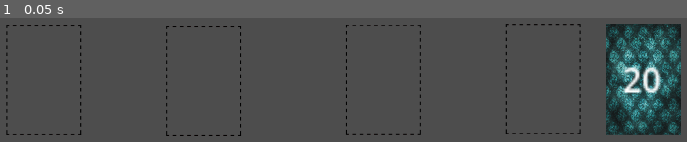
Above: before the commit, frame 1.
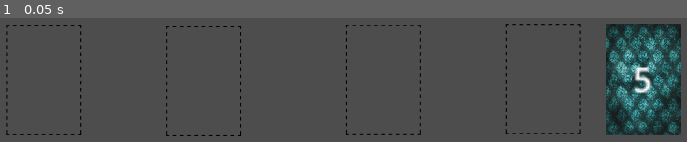
Above: after the commit, the same moment.

Repository: WeAreTheException/Uglug
Game: Godot game, scene res://Scenes/main.tscn
Two runs of this game, one before a commit and one after it. Both use one fixed random seed, a clock stepped at 60 frames per second and the inputs below.
Inputs:
- Up to frame 1 (0.05 s): no input

The runs differ from the first frame. In frame 1, 0.8% of the frame differs, in the area x 90-97%, y 39-61%.

Commit message:
Card anims first pass

Diff:
--- a/Scenes/card.tscn
+++ b/Scenes/card.tscn
@@ -1,21 +1,210 @@
 [gd_scene format=3 uid="uid://cufp1may3b8l4"]
 
 [ext_resource type="Script" uid="uid://bgw4gcc8buxly" path="res://Scripts/card.gd" id="1_rjlel"]
-[ext_resource type="Texture2D" uid="uid://cwrn656wtnb84" path="res://Sprites/AntFirstPass.png" id="2_rjlel"]
+[ext_resource type="Texture2D" uid="uid://b86c6mggcrsk4" path="res://Sprites/IMG_6221.PNG" id="2_brehn"]
+[ext_resource type="Texture2D" uid="uid://cwrn656wtnb84" path="res://Sprites/Ant.png" id="2_rjlel"]
 
 [sub_resource type="RectangleShape2D" id="RectangleShape2D_rjlel"]
-size = Vector2(176, 267)
+size = Vector2(172, 267.93335)
+
+[sub_resource type="Animation" id="Animation_brehn"]
+length = 0.001
+tracks/0/type = "value"
+tracks/0/imported = false
+tracks/0/enabled = true
+tracks/0/path = NodePath("Attack:modulate")
+tracks/0/interp = 1
+tracks/0/loop_wrap = true
+tracks/0/keys = {
+"times": PackedFloat32Array(0),
+"transitions": PackedFloat32Array(1),
+"update": 0,
+"values": [Color(1, 1, 1, 1)]
+}
+tracks/1/type = "value"
+tracks/1/imported = false
+tracks/1/enabled = true
+tracks/1/path = NodePath("Health:modulate")
+tracks/1/interp = 1
+tracks/1/loop_wrap = true
+tracks/1/keys = {
+"times": PackedFloat32Array(0),
+"transitions": PackedFloat32Array(1),
+"update": 0,
+"values": [Color(1, 1, 1, 0)]
+}
+tracks/2/type = "value"
+tracks/2/imported = false
+tracks/2/enabled = true
+tracks/2/path = NodePath("CardBackImage:scale")
+tracks/2/interp = 1
+tracks/2/loop_wrap = true
+tracks/2/keys = {
+"times": PackedFloat32Array(0),
+"transitions": PackedFloat32Array(1),
+"update": 0,
+"values": [Vector2(0.11666668, 0.12761904)]
+}
+tracks/3/type = "value"
+tracks/3/imported = false
+tracks/3/enabled = true
+tracks/3/path = NodePath("CardBackImage:z_index")
+tracks/3/interp = 1
+tracks/3/loop_wrap = true
+tracks/3/keys = {
+"times": PackedFloat32Array(0),
+"transitions": PackedFloat32Array(1),
+"update": 1,
+"values": [0]
+}
+tracks/4/type = "value"
+tracks/4/imported = false
+tracks/4/enabled = true
+tracks/4/path = NodePath("CardImage:scale")
+tracks/4/interp = 1
+tracks/4/loop_wrap = true
+tracks/4/keys = {
+"times": PackedFloat32Array(0),
+"transitions": PackedFloat32Array(1),
+"update": 0,
+"values": [Vector2(0.14520307, 0.14520307)]
+}
+tracks/5/type = "value"
+tracks/5/imported = false
+tracks/5/enabled = true
+tracks/5/path = NodePath("CardImage:z_index")
+tracks/5/interp = 1
+tracks/5/loop_wrap = true
+tracks/5/keys = {
+"times": PackedFloat32Array(0),
+"transitions": PackedFloat32Array(1),
+"update": 1,
+"values": [-1]
+}
+
+[sub_resource type="Animation" id="Animation_eumee"]
+resource_name = "card_flip"
+step = 0.01
+tracks/0/type = "value"
+tracks/0/imported = false
+tracks/0/enabled = true
+tracks/0/path = NodePath("Attack:modulate")
+tracks/0/interp = 1
+tracks/0/loop_wrap = true
+tracks/0/keys = {
+"times": PackedFloat32Array(0, 0.15, 0.2),
+"transitions": PackedFloat32Array(1, 1, 1),
+"update": 0,
+"values": [Color(1, 1, 1, 0), Color(1, 1, 1, 0), Color(1, 1, 1, 1)]
+}
+tracks/1/type = "value"
+tracks/1/imported = false
+tracks/1/enabled = true
+tracks/1/path = NodePath("Health:modulate")
+tracks/1/interp = 1
+tracks/1/loop_wrap = true
+tracks/1/keys = {
+"times": PackedFloat32Array(0, 0.15, 0.2),
+"transitions": PackedFloat32Array(1, 1, 1),
+"update": 0,
+"values": [Color(1, 1, 1, 0), Color(1, 1, 1, 0), Color(1, 1, 1, 1)]
+}
+tracks/2/type = "value"
+tracks/2/imported = false
+tracks/2/enabled = true
+tracks/2/path = NodePath("CardBackImage:scale")
+tracks/2/interp = 1
+tracks/2/loop_wrap = true
+tracks/2/keys = {
+"times": PackedFloat32Array(0, 0.1, 0.2),
+"transitions": PackedFloat32Array(1, 1, 1),
+"update": 0,
+"values": [Vector2(0.11666668, 0.12761904), Vector2(0.01, 0.128), Vector2(0.11, 0.128)]
+}
+tracks/3/type = "value"
+tracks/3/imported = false
+tracks/3/enabled = true
+tracks/3/path = NodePath("CardBackImage:z_index")
+tracks/3/interp = 1
+tracks/3/loop_wrap = true
+tracks/3/keys = {
+"times": PackedFloat32Array(0, 0.1),
+"transitions": PackedFloat32Array(1, 1),
+"update": 1,
+"values": [0, -1]
+}
+tracks/4/type = "value"
+tracks/4/imported = false
+tracks/4/enabled = true
+tracks/4/path = NodePath("CardImage:scale")
+tracks/4/interp = 1
+tracks/4/loop_wrap = true
+tracks/4/keys = {
+"times": PackedFloat32Array(0, 0.1, 0.2),
+"transitions": PackedFloat32Array(1, 1, 1),
+"update": 0,
+"values": [Vector2(0.14520307, 0.14520307), Vector2(0.014, 0.145), Vector2(0.14453782, 0.145)]
+}
+tracks/5/type = "value"
+tracks/5/imported = false
+tracks/5/enabled = true
+tracks/5/path = NodePath("CardImage:z_index")
+tracks/5/interp = 1
+tracks/5/loop_wrap = true
+tracks/5/keys = {
+"times": PackedFloat32Array(0, 0.1),
+"transitions": PackedFloat32Array(1, 1),
+"update": 1,
+"values": [-1, 0]
+}
+
+[sub_resource type="AnimationLibrary" id="AnimationLibrary_e6po8"]
+_data = {
+&"RESET": SubResource("Animation_brehn"),
+&"card_flip": SubResource("Animation_eumee")
+}
 
 [node name="Card" type="Area2D" unique_id=1832133933]
 script = ExtResource("1_rjlel")
 
+[node name="CardBackImage" type="Sprite2D" parent="." unique_id=1018563419]
+position = Vector2(-1.1920929e-07, 0)
+scale = Vector2(0.11666668, 0.12761904)
+texture = ExtResource("2_brehn")
+
 [node name="CardImage" type="Sprite2D" parent="." unique_id=1482464689]
+z_index = -1
+position = Vector2(-1.66893e-06, 0)
 scale = Vector2(0.14520307, 0.14520307)
 texture = ExtResource("2_rjlel")
 
 [node name="CollisionShape2D" type="CollisionShape2D" parent="." unique_id=2061957776]
-position = Vector2(-3.0517578e-05, 0.43333435)
+position = Vector2(0, -0.033332825)
 shape = SubResource("RectangleShape2D_rjlel")
+
+[node name="Attack" type="RichTextLabel" parent="." unique_id=1921050804]
+offset_left = -127.00001
+offset_top = 26.0
+offset_right = -87.00001
+offset_bottom = 66.0
+scale = Vector2(3, 3)
+text = "1"
+horizontal_alignment = 1
+vertical_alignment = 1
+
+[node name="Health" type="RichTextLabel" parent="." unique_id=2002333263]
+modulate = Color(1, 1, 1, 0)
+offset_left = 8.999992
+offset_top = 48.0
+offset_right = 48.999992
+offset_bottom = 88.0
+scale = Vector2(3, 3)
+text = "1"
+horizontal_alignment = 1
+vertical_alignment = 1
+
+[node name="AnimationPlayer" type="AnimationPlayer" parent="." unique_id=173141130]
+libraries/ = SubResource("AnimationLibrary_e6po8")
 
 [connection signal="mouse_entered" from="." to="." method="_on_mouse_entered"]
 [connection signal="mouse_exited" from="." to="." method="_on_mouse_exited"]
--- /dev/null
+++ b/Scripts/CardDatabase.gd
@@ -0,0 +1,7 @@
+# No extends needed (acts like a static data container)
+
+const CARDS = {
+	"Ant": [10, 10],     # [attack, health]
+	"Aviant": [20, 10],
+	"Samurant": [20, 20]
+}
--- a/Scripts/Deck.gd
+++ b/Scripts/Deck.gd
@@ -4,7 +4,8 @@
 const CARD_SCENE_PATH = "res://scenes/card.tscn"
 const CARD_DRAW_SPEED = 0.4
 
-var player_deck = []
+var player_deck = ["Ant","Aviant","Ant","Samurant","Ant"]
+var card_database_reference
 
 var card_scene = preload(CARD_SCENE_PATH)
 
@@ -14,20 +15,13 @@
 @onready var counter = $RichTextLabel
 
 func _ready():
-	for i in range(20):
-		player_deck.append("Ant")
-	update_counter()
-
-	randomize()
 	player_deck.shuffle()
-	update_counter()
+	counter.text = str(player_deck.size())
+	card_database_reference = preload("res://Scripts/CardDatabase.gd")
 
 func draw_card():
-	if player_deck.is_empty():
-		return
-
-	var card_drawn = player_deck[0]
-	player_deck.remove_at(0)
+	var card_drawn_name = player_deck[0]
+	player_deck.erase(card_drawn_name)
 
 	update_counter()
 
@@ -37,12 +31,21 @@
 		if counter:
 			counter.visible = false
 
+	counter.text = str(player_deck.size())
+	var card_scene = preload(CARD_SCENE_PATH)
 	var new_card = card_scene.instantiate()
+	var card_image_path = str("res://Sprites/" + card_drawn_name + ".png")
+	new_card.get_node("CardImage").texture = load(card_image_path)
+	new_card.get_node("Attack").text = str(card_database_reference.CARDS[card_drawn_name][0])
+	new_card.get_node("Health").text = str(card_database_reference.CARDS[card_drawn_name	][1])
+
+
 	card_manager.add_child(new_card)
 
 	new_card.global_position = global_position
 
 	player_hand.add_card_to_hand(new_card, CARD_DRAW_SPEED)
+	new_card.get_node("AnimationPlayer").play("card_flip")
 
 func update_counter():
 	if counter:
--- a/card.tscn
+++ b/card.tscn
@@ -1,7 +1,7 @@
 [gd_scene format=3 uid="uid://l28s3hnlv4iy"]
 
-[ext_resource type="Script" uid="uid://bgw4gcc8buxly" path="res://Code/States/CardInputListener.gd" id="1_rjlel"]
-[ext_resource type="Texture2D" uid="uid://cwrn656wtnb84" path="res://AntFirstPass.png" id="2_rjlel"]
+[ext_resource type="Script" uid="uid://bgw4gcc8buxly" path="res://Scripts/card.gd" id="1_rjlel"]
+[ext_resource type="Texture2D" uid="uid://cwrn656wtnb84" path="res://Sprites/Ant.png" id="2_rjlel"]
 
 [sub_resource type="RectangleShape2D" id="RectangleShape2D_rjlel"]
 size = Vector2(176, 267)
Not shown: 1 places in Scenes/main.tscn that only renumber resources
Not shown, added: Scripts/CardDatabase.gd.uid
Renamed: Sprites/AntFirstPass.png -> Sprites/Ant.png
Not shown, added: Sprites/Ant.png.import
Binary file added: Sprites/Aviant.PNG
Not shown, added: Sprites/Aviant.PNG.import
Binary file added: Sprites/Samurant.PNG
Not shown, changed: Sprites/Samurant.PNG.import
